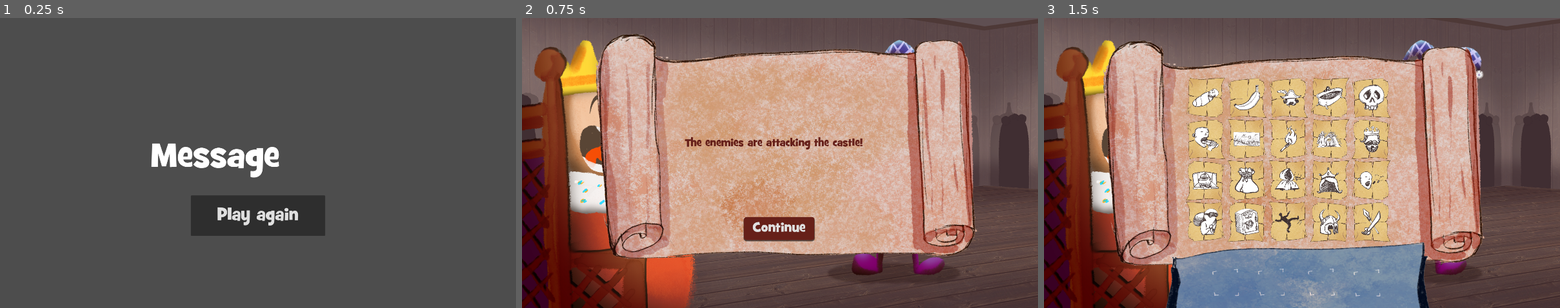
Above: before the commit, frames 1-3 (left to right).
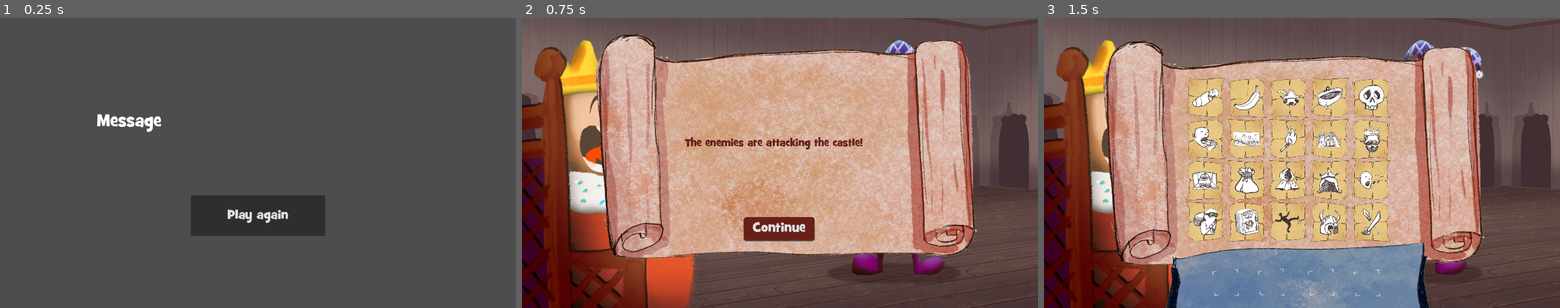
Above: after the commit, the same moments.

Repository: P-Wallis/GGJ-2024
Game: Godot game, scene res://Scenes/win_or_fail_screen.tscn
The game is run twice, just before and just after one commit, with the same random seed, the same clock (stepped at 60 frames per second) and the same inputs. This scene is started directly instead of the project's main scene.
Inputs:
- Up to frame 1 (0.25 s): no input
- Up to frame 2 (0.75 s): click "Play again" at 0.5 s
- Up to frame 3 (1.5 s): click "Continue" at 1.25 s

The runs differ from the first frame. In frame 1, 2.1% of the frame differs, in the area x 18-58%, y 33-72%; in frame 2, nothing differs; in frame 3, nothing differs.

Commit message:
More messages (#15)
* Play more than one message

* Fixed queen and baron message files

* Win screen

---------

Co-authored-by: Peter Wallis <p.a.e.wallis@gmail.com>

Diff:
--- a/MessageData/TheBaronTookYourMoney.tres
+++ b/MessageData/TheBaronTookYourMoney.tres
@@ -1,16 +1,16 @@
-[gd_resource type="Resource" script_class="MessageResource" load_steps=8 format=3 uid="uid://dc1mho6dto4lg"]
+[gd_resource type="Resource" script_class="MessageResource" load_steps=8 format=3 uid="uid://tcy7bt3xdtuj"]
 
-[ext_resource type="Resource" uid="uid://3dptq7r03gyb" path="res://CardData/Weapons.tres" id="1_c3gca"]
-[ext_resource type="Resource" uid="uid://b1u2e874fxpqi" path="res://CardData/Fire.tres" id="2_n1o2e"]
-[ext_resource type="Resource" uid="uid://dk3rlsl3i0v0l" path="res://CardData/Eat.tres" id="3_yfe43"]
-[ext_resource type="Resource" uid="uid://dawd57rt7p24n" path="res://CardData/Banana.tres" id="4_6rpuw"]
-[ext_resource type="Resource" uid="uid://dwoyb72dui4b0" path="res://CardData/Queen.tres" id="5_ivl2y"]
-[ext_resource type="Resource" uid="uid://cs78gjqnw0pl" path="res://CardData/Death.tres" id="6_1y64t"]
-[ext_resource type="Script" path="res://Scripts/messageResource.gd" id="7_hkbac"]
+[ext_resource type="Resource" uid="uid://cadnlr2e7b5pb" path="res://CardData/Theft.tres" id="2_ybsp2"]
+[ext_resource type="Resource" uid="uid://cifc1lpx60gyi" path="res://CardData/King.tres" id="3_v3j14"]
+[ext_resource type="Resource" uid="uid://dwoyb72dui4b0" path="res://CardData/Queen.tres" id="5_oaaw0"]
+[ext_resource type="Resource" uid="uid://cuyc3p7470gnx" path="res://CardData/Baron.tres" id="5_wl088"]
+[ext_resource type="Resource" uid="uid://bj6j17xyahdnm" path="res://CardData/Money.tres" id="6_nfrf6"]
+[ext_resource type="Resource" uid="uid://crrf65cctp80f" path="res://CardData/Treasury.tres" id="7_6mgpi"]
+[ext_resource type="Script" path="res://Scripts/messageResource.gd" id="10_lkalo"]
 
 [resource]
-script = ExtResource("7_hkbac")
-message = "The Queen has died."
-difficulty = 1
-requiredCards = Array[Resource("res://Scripts/cardResource.gd")]([ExtResource("5_ivl2y"), ExtResource("6_1y64t")])
-optionalCards = Array[Resource("res://Scripts/cardResource.gd")]([ExtResource("1_c3gca"), ExtResource("2_n1o2e"), ExtResource("3_yfe43"), ExtResource("4_6rpuw")])
+script = ExtResource("10_lkalo")
+message = "The Baron has embezzled this year's taxes."
+difficulty = 2
+requiredCards = Array[Resource("res://Scripts/cardResource.gd")]([ExtResource("5_wl088"), ExtResource("2_ybsp2"), ExtResource("6_nfrf6")])
+optionalCards = Array[Resource("res://Scripts/cardResource.gd")]([ExtResource("7_6mgpi"), ExtResource("3_v3j14"), ExtResource("5_oaaw0")])
--- a/MessageData/TheQueenIsDead.tres
+++ b/MessageData/TheQueenIsDead.tres
@@ -1,16 +1,17 @@
-[gd_resource type="Resource" script_class="MessageResource" load_steps=8 format=3 uid="uid://tcy7bt3xdtuj"]
+[gd_resource type="Resource" script_class="MessageResource" load_steps=8 format=3 uid="uid://dc1mho6dto4lg"]
 
-[ext_resource type="Resource" uid="uid://cadnlr2e7b5pb" path="res://CardData/Theft.tres" id="2_ybsp2"]
-[ext_resource type="Resource" uid="uid://cifc1lpx60gyi" path="res://CardData/King.tres" id="3_v3j14"]
-[ext_resource type="Resource" uid="uid://dwoyb72dui4b0" path="res://CardData/Queen.tres" id="5_oaaw0"]
-[ext_resource type="Resource" uid="uid://cuyc3p7470gnx" path="res://CardData/Baron.tres" id="5_wl088"]
-[ext_resource type="Resource" uid="uid://bj6j17xyahdnm" path="res://CardData/Money.tres" id="6_nfrf6"]
-[ext_resource type="Resource" uid="uid://crrf65cctp80f" path="res://CardData/Treasury.tres" id="7_6mgpi"]
-[ext_resource type="Script" path="res://Scripts/messageResource.gd" id="10_lkalo"]
+[ext_resource type="Resource" uid="uid://3dptq7r03gyb" path="res://CardData/Weapons.tres" id="1_c3gca"]
+[ext_resource type="Resource" uid="uid://b1u2e874fxpqi" path="res://CardData/Fire.tres" id="2_n1o2e"]
+[ext_resource type="Resource" uid="uid://dk3rlsl3i0v0l" path="res://CardData/Eat.tres" id="3_yfe43"]
+[ext_resource type="Resource" uid="uid://dawd57rt7p24n" path="res://CardData/Banana.tres" id="4_6rpuw"]
+[ext_resource type="Resource" uid="uid://dwoyb72dui4b0" path="res://CardData/Queen.tres" id="5_ivl2y"]
+[ext_resource type="Resource" uid="uid://cs78gjqnw0pl" path="res://CardData/Death.tres" id="6_1y64t"]
+[ext_resource type="Script" path="res://Scripts/messageResource.gd" id="7_hkbac"]
 
 [resource]
-script = ExtResource("10_lkalo")
-message = "The Baron has embezzled this year's taxes."
-difficulty = 2
-requiredCards = Array[Resource("res://Scripts/cardResource.gd")]([ExtResource("5_wl088"), ExtResource("2_ybsp2"), ExtResource("6_nfrf6")])
-optionalCards = Array[Resource("res://Scripts/cardResource.gd")]([ExtResource("7_6mgpi"), ExtResource("3_v3j14"), ExtResource("5_oaaw0")])
+script = ExtResource("7_hkbac")
+message = "The Queen has died."
+successMessage = "My beloved is dead!? How awful! ... Do you know any hot babes around the court?"
+difficulty = 1
+requiredCards = Array[Resource("res://Scripts/cardResource.gd")]([ExtResource("5_ivl2y"), ExtResource("6_1y64t")])
+optionalCards = Array[Resource("res://Scripts/cardResource.gd")]([ExtResource("1_c3gca"), ExtResource("2_n1o2e"), ExtResource("3_yfe43"), ExtResource("4_6rpuw")])
--- a/Scenes/level.tscn
+++ b/Scenes/level.tscn
@@ -1,18 +1,21 @@
-[gd_scene load_steps=10 format=3 uid="uid://bpkpph3ln7886"]
+[gd_scene load_steps=12 format=3 uid="uid://bpkpph3ln7886"]
 
 [ext_resource type="Script" path="res://Scripts/levelManager.gd" id="1_l67pb"]
 [ext_resource type="Texture2D" uid="uid://j6mtetcsh4ch" path="res://Assets/Sprites/BGbackground.png" id="1_tdkdg"]
 [ext_resource type="Texture2D" uid="uid://cwcxc727le3ra" path="res://Assets/Sprites/King_PH.png" id="2_737ks"]
-[ext_resource type="Resource" uid="uid://b8uhwy5srtjuk" path="res://MessageData/VikingsAtGate.tres" id="2_sog57"]
+[ext_resource type="Resource" uid="uid://b8uhwy5srtjuk" path="res://MessageData/VikingsAtGate.tres" id="2_tgdl4"]
+[ext_resource type="Resource" uid="uid://tcy7bt3xdtuj" path="res://MessageData/TheBaronTookYourMoney.tres" id="3_at1gl"]
+[ext_resource type="Resource" uid="uid://dc1mho6dto4lg" path="res://MessageData/TheQueenIsDead.tres" id="4_5kihh"]
 [ext_resource type="PackedScene" uid="uid://cawgtx8itufjp" path="res://Scenes/UIScenes/cards_and_slots_ui.tscn" id="4_8dvat"]
 [ext_resource type="PackedScene" uid="uid://dkdbhb5k75xx2" path="res://Scenes/UIScenes/message_ui.tscn" id="5_0apc2"]
 [ext_resource type="PackedScene" uid="uid://dui72aep4hato" path="res://Scenes/UIScenes/thought_bubble_ui.tscn" id="7_wchay"]
 [ext_resource type="PackedScene" uid="uid://cps5ihmajsylk" path="res://Scenes/UIScenes/reaction_options_ui.tscn" id="8_lt7mv"]
 [ext_resource type="PackedScene" uid="uid://bdsqh086unyq7" path="res://Scenes/jester.tscn" id="9_e283u"]
 
-[node name="Level" type="Node2D"]
+[node name="Level" type="Node2D" node_paths=PackedStringArray("levelNode")]
 script = ExtResource("1_l67pb")
-message = ExtResource("2_sog57")
+messages = Array[Resource("res://Scripts/messageResource.gd")]([ExtResource("2_tgdl4"), ExtResource("3_at1gl"), ExtResource("4_5kihh")])
+levelNode = NodePath(".")
 
 [node name="BG" type="Sprite2D" parent="."]
 position = Vector2(0, -63)
--- /dev/null
+++ b/Scenes/win_or_fail_screen.gd
@@ -0,0 +1,10 @@
+extends Node2D
+
+@export var message:RichTextLabel
+
+
+func Win():
+	message.text = "The king is pleased with you. You live to see another day"
+
+func Lose():
+	message.text = "The king fired you. At least you're still alive"
--- a/Scenes/win_or_fail_screen.tscn
+++ b/Scenes/win_or_fail_screen.tscn
@@ -1,13 +1,16 @@
-[gd_scene load_steps=5 format=3 uid="uid://3x2hkle7jowh"]
+[gd_scene load_steps=6 format=3 uid="uid://3x2hkle7jowh"]
 
 [ext_resource type="FontFile" uid="uid://dd7gumdjab30j" path="res://Assets/Fonts/GRILLEDCHEESE_BTN.TTF" id="1_h21gv"]
+[ext_resource type="Script" path="res://Scenes/win_or_fail_screen.gd" id="1_y23od"]
 [ext_resource type="Script" path="res://Scenes/restart_button.gd" id="2_ktek4"]
 
 [sub_resource type="Theme" id="Theme_x88vu"]
 
 [sub_resource type="Theme" id="Theme_nhxkj"]
 
-[node name="WinOrFailScreen" type="Node2D"]
+[node name="WinOrFailScreen" type="Node2D" node_paths=PackedStringArray("message")]
+script = ExtResource("1_y23od")
+message = NodePath("CanvasLayer/Control/RichTextLabel")
 
 [node name="CanvasLayer" type="CanvasLayer" parent="."]
 
@@ -21,22 +24,22 @@
 
 [node name="RichTextLabel" type="RichTextLabel" parent="CanvasLayer/Control"]
 clip_contents = false
-custom_minimum_size = Vector2(800, 200)
+custom_minimum_size = Vector2(1200, 200)
 layout_mode = 1
 anchors_preset = 8
 anchor_left = 0.5
 anchor_top = 0.5
 anchor_right = 0.5
 anchor_bottom = 0.5
-offset_left = -20.0
-offset_top = -20.0
-offset_right = 20.0
-offset_bottom = 20.0
+offset_left = -600.0
+offset_top = -194.0
+offset_right = 600.0
+offset_bottom = 6.0
 grow_horizontal = 2
 grow_vertical = 2
 theme = SubResource("Theme_x88vu")
 theme_override_fonts/normal_font = ExtResource("1_h21gv")
-theme_override_font_sizes/normal_font_size = 128
+theme_override_font_sizes/normal_font_size = 64
 text = "Message
 "
 fit_content = true
@@ -57,7 +60,7 @@
 grow_vertical = 2
 theme = SubResource("Theme_nhxkj")
 theme_override_fonts/font = ExtResource("1_h21gv")
-theme_override_font_sizes/font_size = 64
+theme_override_font_sizes/font_size = 48
 text = "Play again
 "
 script = ExtResource("2_ktek4")
--- a/Scripts/levelManager.gd
+++ b/Scripts/levelManager.gd
@@ -10,12 +10,14 @@
 
 var phase:LevelPhase
 @export var cardPairs:CardPairs
-@export var message:MessageResource
+@export var messages:Array[MessageResource]
+@export var levelNode:Node
 var messageUI:MessageUI
 var chooseUI:CardsAndSlotsUI
 var thoughtUI:CanvasLayer
 var optionsUI:ReactionOptionsUI
 var jester:Jester
+var messageCount = 0
 
 var cards:Array[Card]
 
@@ -39,6 +41,11 @@
 	GoToPhase(LevelPhase.CHOOSE_CARDS)
 
 func GoToNextLevel():
+	messageCount += 1
+	if messageCount < messages.size():
+		GoToPhase(LevelPhase.MESSAGE)
+	else:
+		GoToWinOrFailScreen(true)
 	pass
 
 func GoToPhase(newPhase:LevelPhase):
@@ -55,7 +62,7 @@
 		LevelPhase.MESSAGE:
 			# Get the message and display it
 			messageUI.visible = true
-			messageUI.messageLabel.text = message.message
+			messageUI.messageLabel.text = messages[messageCount].message
 			if(!messageUI.button.pressed.is_connected(self.GoToPhaseChooseCards)):
 				messageUI.button.pressed.connect(self.GoToPhaseChooseCards)
 			pass
@@ -76,7 +83,7 @@
 			thoughtUI.visible = true
 			optionsUI.visible = true
 
-			if(message.DoCardsMatchTheMessage(cards)):
+			if(messages[messageCount].DoCardsMatchTheMessage(cards)):
 				# King success react
 				optionsUI.button.text = "Done"
 				if(optionsUI.button.pressed.is_connected(self.GoToPhaseChooseCards)):
@@ -91,3 +98,14 @@
 				if(!optionsUI.button.pressed.is_connected(self.GoToPhaseChooseCards)):
 					optionsUI.button.pressed.connect(self.GoToPhaseChooseCards)
 			pass
+
+func GoToWinOrFailScreen(didWin):
+	if didWin:
+		print('win')
+		levelNode.queue_free()
+		var scene_to_instance = load("res://Scenes/win_or_fail_screen.tscn")
+		var instance = scene_to_instance.instantiate()
+		instance.Win()
+		get_tree().get_root().add_child(instance)
+	else:
+		print('fail')
